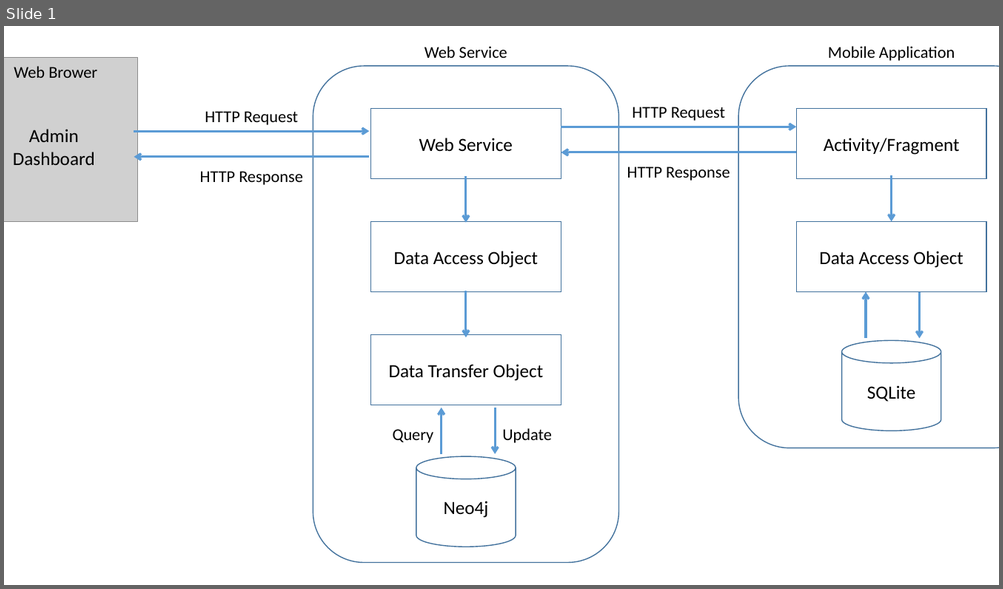
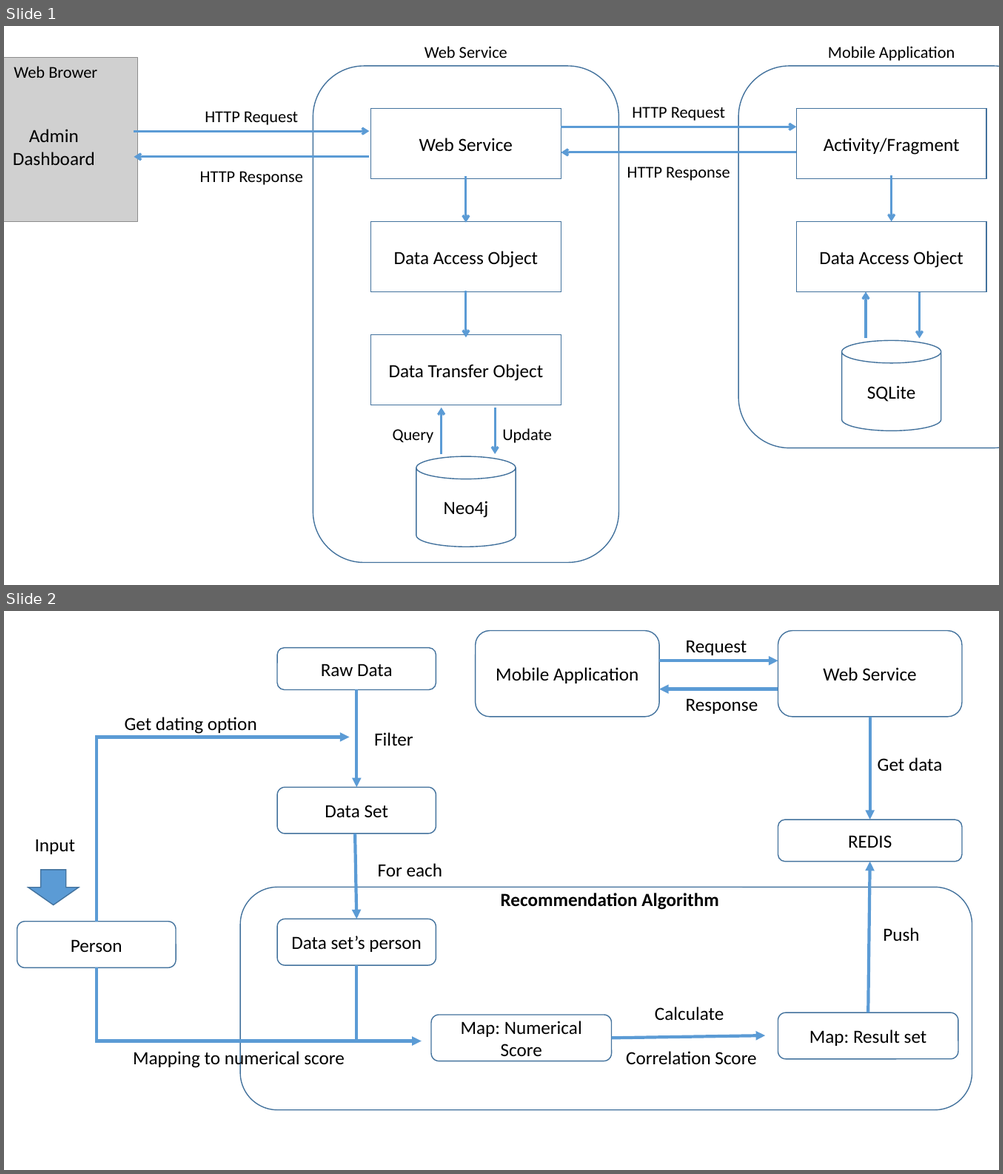
Before and after one commit to CPTeam12/MDA-Document, a slide deck: SystemArchitect.pptx. Shown one above the other, each under a label of ours: slide 1 before the commit, slides 1 and 2 after it. The pictures are 1003x589 and 1003x1174 pixels, drawn with LibreOffice and Linux fonts; fonts in the diff are those of the drawing; grey boxes stand for pictures. Boxes give left, top, right and bottom in pixels: in the first picture for what was removed or moved away, otherwise in the second. Text is boxed around its words. In the diff, an @@ line names an element or a change of style, - is before the commit and + after.

```diff
--- a/SystemArchitect.pptx
+++ b/SystemArchitect.pptx
@@ slide 2 added at bbox=[4, 611, 999, 1170], background #FFFFFF @@
@@ rounded rectangle added at bbox=[475, 630, 659, 716], outline #43739E 1 pt, 18 pt, text #000000 @@
+Mobile Application
@@ rounded rectangle added at bbox=[778, 630, 962, 716], outline #43739E 1 pt, 18 pt, text #000000 @@
+Web Service
@@ rounded rectangle added at bbox=[277, 647, 436, 689], outline #43739E 1 pt, 18 pt, text #000000 @@
+Raw Data
@@ text added at bbox=[686, 640, 747, 655], 18 pt, text #000000 @@
+Request
@@ arrow added from (659, 661) to (778, 661), #5B9BD5 3 pt @@
@@ arrow added from (357, 690) to (357, 787), #5B9BD5 3 pt @@
@@ arrow added from (778, 689) to (659, 689), #5B9BD5 3 pt @@
@@ text added at bbox=[686, 698, 758, 714], 18 pt, text #000000 @@
+Response
@@ text added at bbox=[125, 717, 257, 734], 18 pt, text #000000 @@
+Get dating option
@@ arrow added from (870, 717) to (870, 820), #5B9BD5 3 pt @@
@@ elbow arrow added from (96, 921) to (350, 737), #5B9BD5 3 pt @@
@@ text added at bbox=[374, 732, 413, 746], 18 pt, text #000000 @@
+Filter
@@ text added at bbox=[877, 758, 942, 771], 18 pt, text #000000 @@
+Get data
@@ rounded rectangle added at bbox=[277, 787, 436, 833], outline #43739E 1 pt, 18 pt, text #000000 @@
+Data Set
@@ rounded rectangle added at bbox=[778, 820, 962, 862], outline #43739E 1 pt, 18 pt, text #000000 @@
+REDIS
@@ text added at bbox=[35, 839, 75, 854], 18 pt, text #000000 @@
+Input
@@ arrow added from (355, 834) to (357, 919), #5B9BD5 3 pt @@
@@ down arrow added at bbox=[28, 870, 79, 905], fill #5B9BD5, outline #43739E 1 pt @@
@@ text added at bbox=[378, 863, 442, 877], 18 pt, text #000000 @@
+For each
@@ arrow added from (868, 1013) to (870, 862), #5B9BD5 3 pt @@
@@ rounded rectangle added at bbox=[241, 887, 973, 1111], outline #43739E 1 pt @@
@@ text added at bbox=[501, 893, 719, 910], 18 pt, text #000000, bold @@
+Recommendation Algorithm
@@ rounded rectangle added at bbox=[17, 921, 176, 968], outline #43739E 1 pt, 18 pt, text #000000 @@
+Person
@@ rounded rectangle added at bbox=[277, 919, 436, 965], outline #43739E 1 pt, 18 pt, text #000000 @@
+Data set’s person
@@ text added at bbox=[882, 928, 919, 942], 18 pt, text #000000 @@
+Push
@@ line added from (357, 965) to (357, 1042), #5B9BD5 3 pt @@
@@ elbow arrow added from (96, 968) to (421, 1042), #5B9BD5 3 pt @@
@@ text added at bbox=[626, 1007, 756, 1065], 18 pt, text #000000 @@
+Calculate
+Correlation Score
@@ rounded rectangle added at bbox=[432, 1015, 612, 1062], outline #43739E 1 pt, 18 pt, text #000000 @@
+Map: Numerical Score
@@ rounded rectangle added at bbox=[778, 1013, 959, 1059], outline #43739E 1 pt, 18 pt, text #000000 @@
+Map: Result set
@@ text added at bbox=[133, 1050, 344, 1070], 18 pt, text #000000 @@
+Mapping to numerical score
@@ arrow added from (612, 1039) to (765, 1037), #5B9BD5 3 pt @@
```
Also in this commit, not shown: 1 other file.
